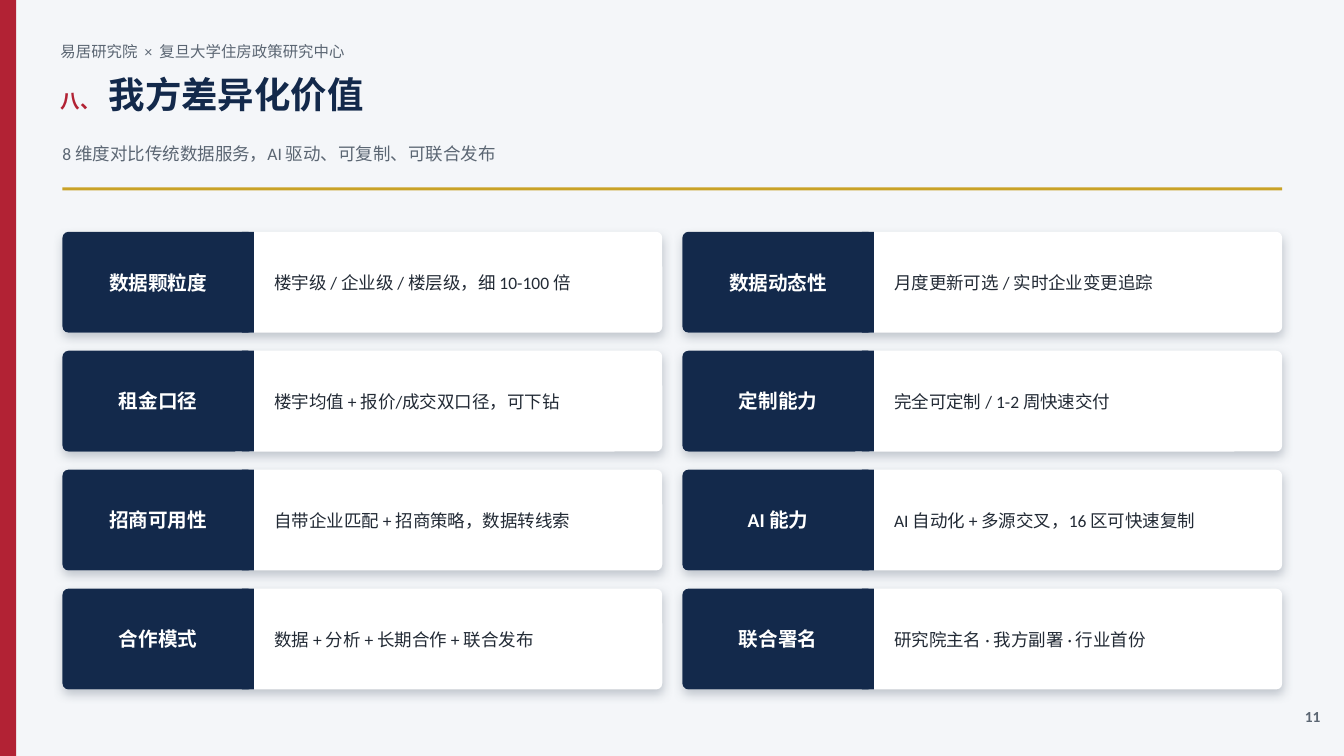
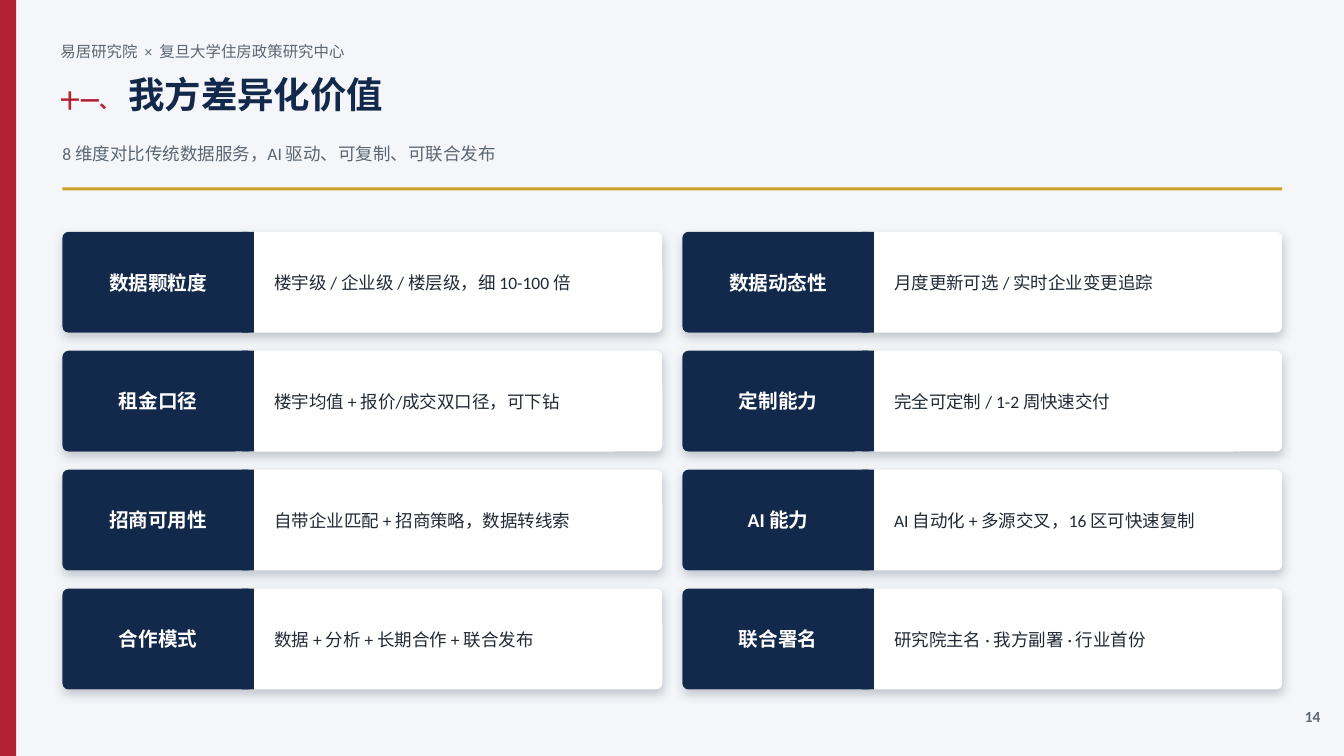
Before and after one commit to hujigang2010-maker/AIDEN, a slide deck: slide 14 of 易居研究院_复旦大学住房政策研究中心_合作方案.pptx (slide 11 before the commit). Drawn at 1344x756 pixels with LibreOffice and Linux fonts; fonts in the diff are those of the drawing. Boxes give left, top, right and bottom in pixels: in the first picture for what was removed or moved away, otherwise in the second. Text is boxed around its words. In the diff, an @@ line names an element or a change of style, - is before the commit and + after.

```diff
--- a/易居研究院_复旦大学住房政策研究中心_合作方案.pptx
+++ b/易居研究院_复旦大学住房政策研究中心_合作方案.pptx
@@ text at [60, 76, 383, 112]: text changed @@
-八、 我方差异化价值
+十一、 我方差异化价值
@@ text at [1305, 712, 1321, 722]: text changed @@
-11
+14
```
Also in this commit, not shown: 11 other slides changed, 3 slides added, 1 other file.
